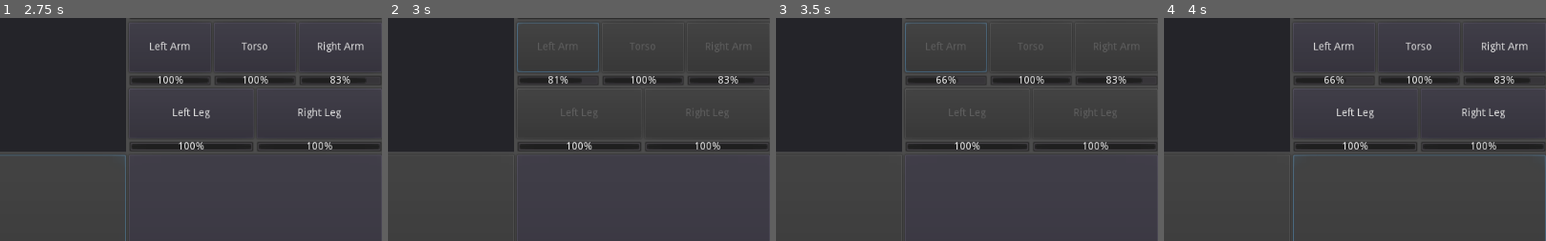
Above: before the commit, frames 1-4 (left to right).
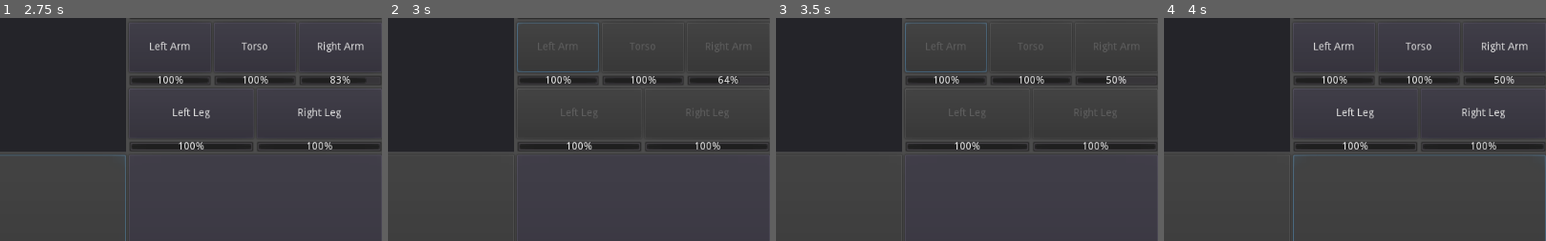
Above: after the commit, the same moments.

Repository: CertifiedIdiots/Tick
Game: Godot game, scene res://Game.tscn
Same seed, same stepped clock (60 frames per second), same inputs: the game is played once before the commit and once after it.
Inputs:
- Up to frame 1 (2.75 s): click "SLASH" at 0.5 s; click "Head" at 1.25 s; click "BASH" at 2 s
- Up to frame 2 (3 s): click "Left Arm" at 2.75 s
- Up to frame 3 (3.5 s): no input
- Up to frame 4 (4 s): click "STAB" at 3.5 s
The pictures show only the part of the screen within x 50-100%, y 20-70%; the shares and areas given below are measured in that part.

Frame 1 is identical in both runs. In frame 2, 0.3% of the frame differs, in the area x 41-96%, y 26-30%; in frame 3, 0.4%; in frame 4, 0.4%.

Commit message:
send halp

Diff:
--- a/Game/Abilities/Skill.gd
+++ b/Game/Abilities/Skill.gd
@@ -5,7 +5,7 @@
 var max_cooldown: float
 var damage: float
 var disabled = false
-const random_chance = 0.2
+const random_chance = 0.1
 
 func _init(name: String, cooldown: float, damage: float):
 	self.name = name
@@ -14,10 +14,10 @@
 	self.damage = damage
 
 func use(owner, on: Part):
-	var hit_chance = (on.hit_chance * owner.accuracy)
+	var hit_chance = (on.hit_chance * owner.stats["accuracy"])
 
 	var hit = randf() < hit_chance
-	var failed_dodge = randf() > on.owner.dodge_chance
+	var failed_dodge = randf() > on.owner.stats["dodge_chance"]
 	var hit_random_part = randf() > random_chance
 
 	if hit and failed_dodge:
--- a/Game/Abilities/Spell.gd
+++ b/Game/Abilities/Spell.gd
@@ -1,15 +1,14 @@
 class_name Spell
 
 var name: String
-var slots
 var cooldown: float
 var max_cooldown: float
-var damage: float
 var effect
+var disabled = false
 
-func _init(name: String, slots, cooldown: float, damage: float, effect):
+func _init(name: String, slots, cooldown, effect, disabled):
 	self.name = name
 	self.slots = slots
 	self.cooldown = cooldown
-	self.damage = damage
 	self.effect = effect
+	self.disabled = disabled
--- a/Game/Entities/Enemy.gd
+++ b/Game/Entities/Enemy.gd
@@ -4,7 +4,4 @@
 func _init(name: String).(name):
 	slots = [Slot.new("Left Arm", Items.weapon("Sword"))]
 #	slots["Left Arm"] = Items.weapon("Sword")
-
-#	stats["speed"] = 12
-#	print(stats["speed"])
 	return
--- a/Game/Entities/Entity.gd
+++ b/Game/Entities/Entity.gd
@@ -4,16 +4,20 @@
 
 var health = 500
 var max_health = 500
-var accuracy = 1.5
-var dodge_chance = 0.1
-var speed = 10
 
-#var stats = {
-#	"accuracy": 1.5,
-#	"dodge_chance": 0.1,
-#	"speed": 10
-#}
+var add_accuracy = 0.0
+var add_crit = 0.0
+var add_dodge = 0.0
+var add_speed = 0
+var add_defense = 0
 
+var stats = {
+	"accuracy": 1.5,
+	"crit_chance": 0.1,
+	"dodge_chance": 0.1,
+	"speed": 10,
+	"defense": 0
+}
 
 var body_parts = [
 	Head.new(100, 100, 0.25,  self),
--- a/Game/Entities/Player.gd
+++ b/Game/Entities/Player.gd
@@ -1,10 +1,15 @@
 class_name Player
 extends Entity
 
+func _init(name: String).(name):
 
+	stats["accuracy"] = 1.0 + add_accuracy
+	stats["crit_chance"] = 0.1 + add_crit
+	stats["dodge_chance"] = 0.1 + add_dodge
+	stats["speed"] = 10 + add_speed
+	stats["defense"] = 0 + add_defense
+	print(stats["speed"])
 
-
-func _init(name: String).(name):
 	body_parts = [
 		Head.new(100, 100, 0.25,  self),
 		Arm.new(150, 150, 0.50, self),
--- a/Game/Items/Item.gd
+++ b/Game/Items/Item.gd
@@ -3,8 +3,10 @@
 var name: String
 var slots
 var skills
+var stats
 
-func _init(name: String, slots, skills = []):
+func _init(name: String, slots, skills = [], stats = []):
 	self.name = name
 	self.slots = slots
 	self.skills = skills
+	self.stats = stats
--- a/Game/Items/Items.gd
+++ b/Game/Items/Items.gd
@@ -29,7 +29,7 @@
 }
 
 class Helmet extends Item:
-	func _init().("Helmet", ["Head"]):
+	func _init().("Helmet", ["Head"], [], [1, 4, 2]):
 		pass
 
 class Chestplate extends Item:
